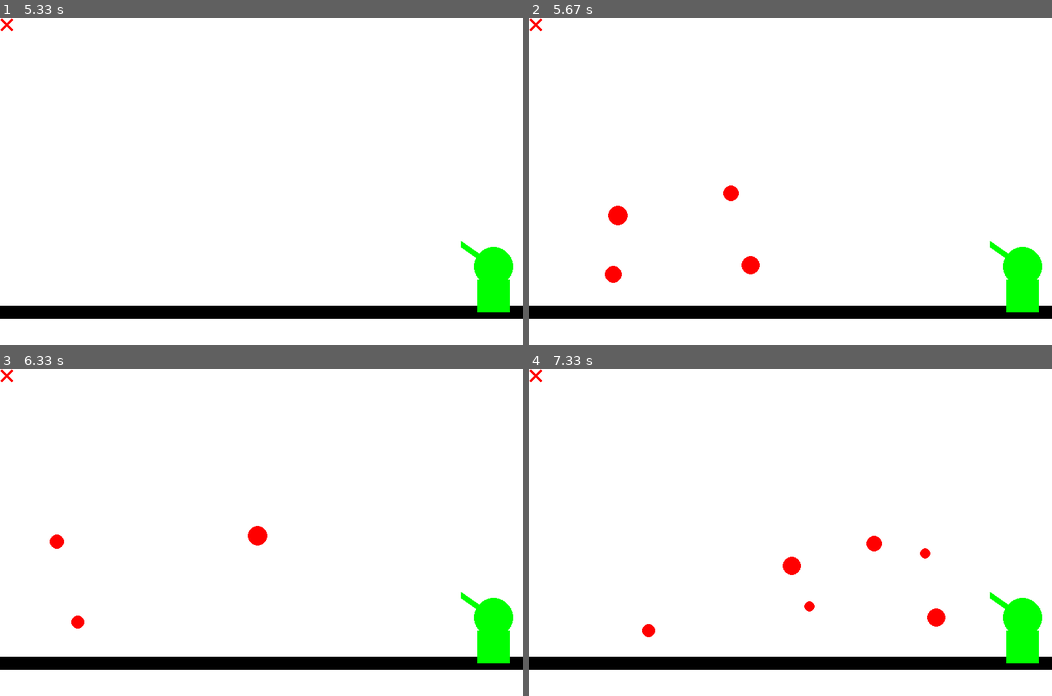
Above: before the commit, frames 1-4 (two rows, left to right).
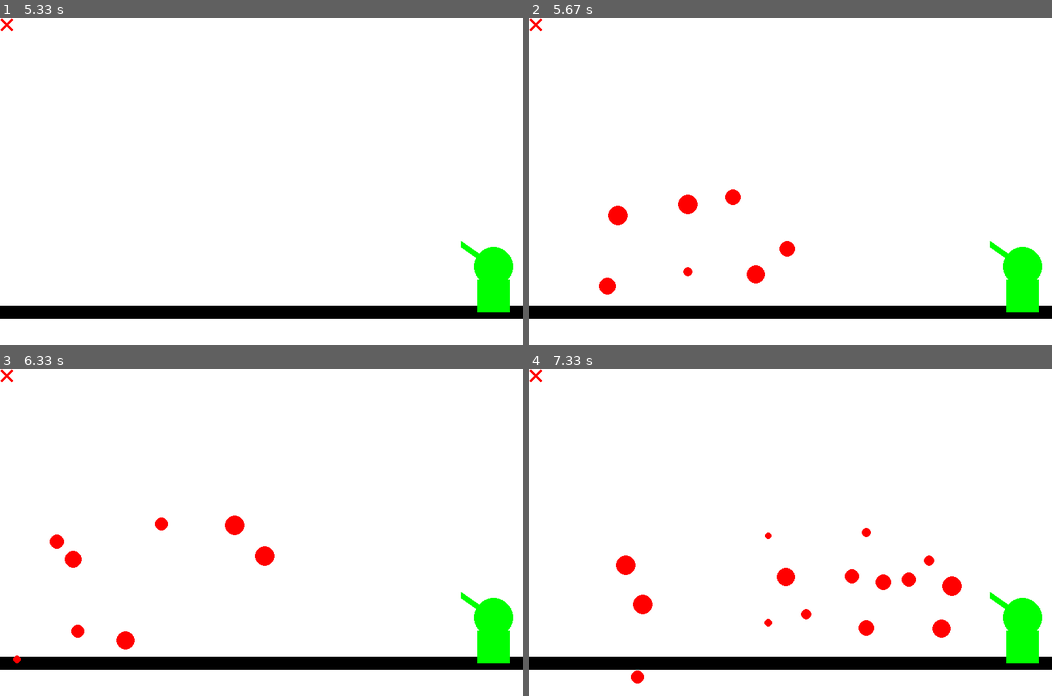
Above: after the commit, the same moments.

Repository: BapL49/projet-1---feu-d-artifices
Game: pygame game, started from main.py
Same seed, same stepped clock (60 frames per second), same inputs: the game is played once before the commit and once after it.
Inputs (mouse positions are in pixels of both pictures, inside the frame that each line leads up to):
- Up to frame 1 (5.33 s): no input
- Up to frame 2 (5.67 s): click (685, 207) at 5.38 s
- Up to frame 3 (6.33 s): click (162, 454) at 5.72 s; click (78, 646) at 6.05 s
- Up to frame 4 (7.33 s): click (617, 463) at 6.38 s; click (769, 421) at 6.72 s; click (863, 552) at 7.05 s

Frame 1 is identical in both runs. In frame 2, 0.8% of the frame differs, in the area x 13-51%, y 51-85%; in frame 3, 1.0%; in frame 4, 1.9%, in the area x 16-83%, y 48-97%.

Commit message:
methode tir fini

Diff:
--- a/class_Tourelle.py
+++ b/class_Tourelle.py
@@ -1,4 +1,5 @@
 import pygame
+import array
 from pygame import *
 from pygame.locals import *
 from random import random
@@ -23,7 +24,10 @@
 
 
 
-    #implementer tri
+    #implementer tri =https://www.geeksforgeeks.org/python-program-for-merge-sort/ et https://www.geeksforgeeks.org/python-arrays/
+
+    def tri(self,list_fireworks):
+        pass
 
     def tir_vers_firework(self,position_tir, firework):
 
@@ -37,12 +41,13 @@
             self.rect= firework.circle
 
 
-            tir = pygame.draw.line(self.fenetre,ROUGE,self.position,(self.positionX, self.positionY))
+            tir = pygame.draw.line(self.fenetre,ROUGE,self.position,(self.positionX, self.positionY),5)
 
 
             if tir.colliderect(self.rect):#collision avec la divition
 
                 self.collition=True
+                firework_touchee=firework
 
             if temps_actuel -self.temps_derniere_tir > self.duree_tir:#attendre 0.1 secondes entre chaque tir
                 pygame.display.update(tir)
@@ -68,3 +73,19 @@
 
             self.temps_tir=temps_actuel
             self.temps_derniere_tir=temps_actuel
+
+
+
+class Canon(pygame.Surface):
+    def __init__(self, parent, xpos, ypos, width, height):
+      super(Canon, self).__init__(width, height)
+      self.xpos = xpos
+      self.ypos = ypos
+      self.parent = parent
+
+    def update(self, parent):
+      parent.blit(self, (self.xpos, self.ypos))
+
+    def rotate(self, angle):
+      #(your rotation code goes here)
+      pass
--- a/main.py
+++ b/main.py
@@ -1,7 +1,6 @@
 import pygame
 from pygame import *
 from pygame.locals import *
-import time
 from Division import *
 from Fleurs import *
 from class_Tourelle import *
@@ -30,8 +29,10 @@
         # deltaTime in seconds.
         firework.update() # actualise la position des division
         # turret.tir((705,345),firework)
-        global current_firework
+
         current_firework=firework
+
+        turret.tir_vers_firework((705,345),current_firework)
         # supprime la divison si elle se trouve au dessus de limiteSol
         if firework.positionY >= limiteSol or turret.collition==True:
             list_fireworks.remove(firework)
@@ -122,7 +123,7 @@
         # permet d'actualiser la position des divisions et de les supprimer
         if len(list_fireworks) > 0:
             gererFirework()
-            turret.tir_vers_firework((705,345),current_firework)
+
 
         #turret.tir_vers_souris((705,345))
 
Not shown, removed: .gitignore
